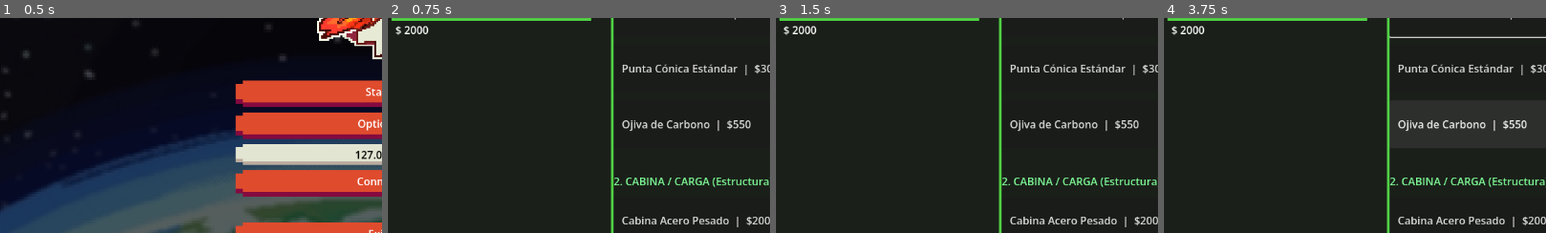
Above: before the commit, frames 1-4 (left to right).
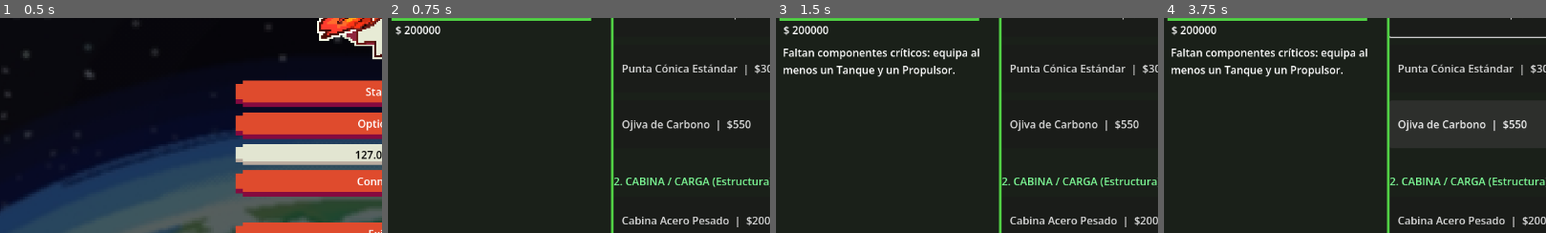
Above: after the commit, the same moments.

Repository: Khaled-Martivill/A-Space-Tale
Game: Godot game, scene res://scenes/main_menu.tscn
The game is run twice, just before and just after one commit, with the same random seed, the same clock (stepped at 60 frames per second) and the same inputs.
Inputs (mouse positions are % of the whole screen's width and height, from its top left):
- Up to frame 1 (0.5 s): no input
- Up to frame 2 (0.75 s): click "Start" at 0.5 s
- Up to frame 3 (1.5 s): click "LAUNCH" at 1.25 s
- Up to frame 4 (3.75 s): click "LAUNCH" at 2 s; move the mouse to (72, 45) at 2.77 s; press the mouse at (72, 45) at 2.78 s; hold Right (Derecha) 2.78-3.53 s; move the mouse to (30, 55) at 3.52 s; release the mouse at (30, 55) at 3.53 s; hold Down (Abajo) from 3.53 s (still down); tap C (Interaccion) at 3.6 s
The pictures show only the part of the screen within x 0-50%, y 31-81%; the shares and areas given below are measured in that part.

Frame 1 is identical in both runs. In frame 2, less than 0.1% of the frame differs, in the area x 10-14%, y 3-8%; in frame 3, 2.1%, in the area x 2-54%, y 3-28%; in frame 4, 2.1%.

Commit message:
Arreglos finales en rocket_builder y world

Diff:
--- a/rocket_builder/rocket_builder.gd
+++ b/rocket_builder/rocket_builder.gd
@@ -330,5 +330,53 @@
 func _update_money_ui() -> void:
 	money_label.text = "$ " + str(RocketState.money)
 
+var is_launching: bool = false
+
 func _on_launch_pressed() -> void:
-	print("Datos listos para tus ecuaciones: ", RocketState.equipped_parts)
+	if is_launching:
+		return
+
+	# 1. Validación mínima: el cohete necesita al menos tanque y motor para intentar despegar
+	if RocketState.equipped_parts["tank"].is_empty() or RocketState.equipped_parts["engine"].is_empty():
+		info_label.text = "Faltan componentes críticos: equipa al menos un Tanque y un Propulsor."
+		return
+
+	# 2. Pedir al servidor (Host) que valide, calcule y cambie de escena para todos
+	request_launch.rpc_id(1)
+
+@rpc("any_peer", "call_local", "reliable")
+func request_launch() -> void:
+	if not multiplayer.is_server() or is_launching:
+		return
+
+	# Aseguramos que build_data esté al día con las 4 ranuras
+	RocketState.recalculate_build_data()
+
+	# =========================================================================
+	# AQUÍ VAN TUS ECUACIONES REALES (consumiendo RocketState.build_data)
+	# Variables disponibles:
+	#   RocketState.build_data["dry_mass"]    (kg)
+	#   RocketState.build_data["fuel_mass"]   (kg)
+	#   RocketState.build_data["thrust"]      (N)
+	#   RocketState.build_data["isp"]         (s)
+	#   RocketState.build_data["drag_factor"] (0.80 - 0.98)
+	# =========================================================================
+	var success: bool = true
+	var report: String = "Telemetría nominal. Órbita alcanzada."
+
+	# Ejemplo temporal mientras metes tus fórmulas:
+	if RocketState.build_data["thrust"] <= 0:
+		success = false
+		report = "Sin empuje."
+	# =========================================================================
+
+	go_to_launch_scene.rpc(success, report)
+
+@rpc("authority", "call_local", "reliable")
+func go_to_launch_scene(success: bool, report: String) -> void:
+	is_launching = true
+	RocketState.launch_success = success
+	RocketState.launch_report = report
+
+	# Cambia la ruta si guardaste tu escena de lanzamiento con otro nombre o carpeta
+	get_tree().change_scene_to_file("res://scenes/launch_scene.tscn")
--- a/rocket_builder/rocket_state.gd
+++ b/rocket_builder/rocket_state.gd
@@ -1,6 +1,6 @@
 extends Node
 
-var money: int = 2000
+var money: int = 200000
 var current_shuttle_frames: SpriteFrames = load("res://rocket_builder/shuttle_base.tres")
 
 # Guarda qué opción está equipada en cada ranura (vacío al inicio)
@@ -38,3 +38,6 @@
 		build_data["thrust"] += part.get("thrust", 0.0)
 		build_data["isp"] += part.get("isp", 0.0)
 		build_data["drag_factor"] += part.get("drag_factor", 0.0)
+
+var launch_success: bool = false
+var launch_report: String = ""
Not shown, changed: cuerpo.png.import
Not shown, changed: scenes/sprites/tiles/tilesMapa.png.import
Not shown: 1 places in scenes/world.tscn that only renumber resources
